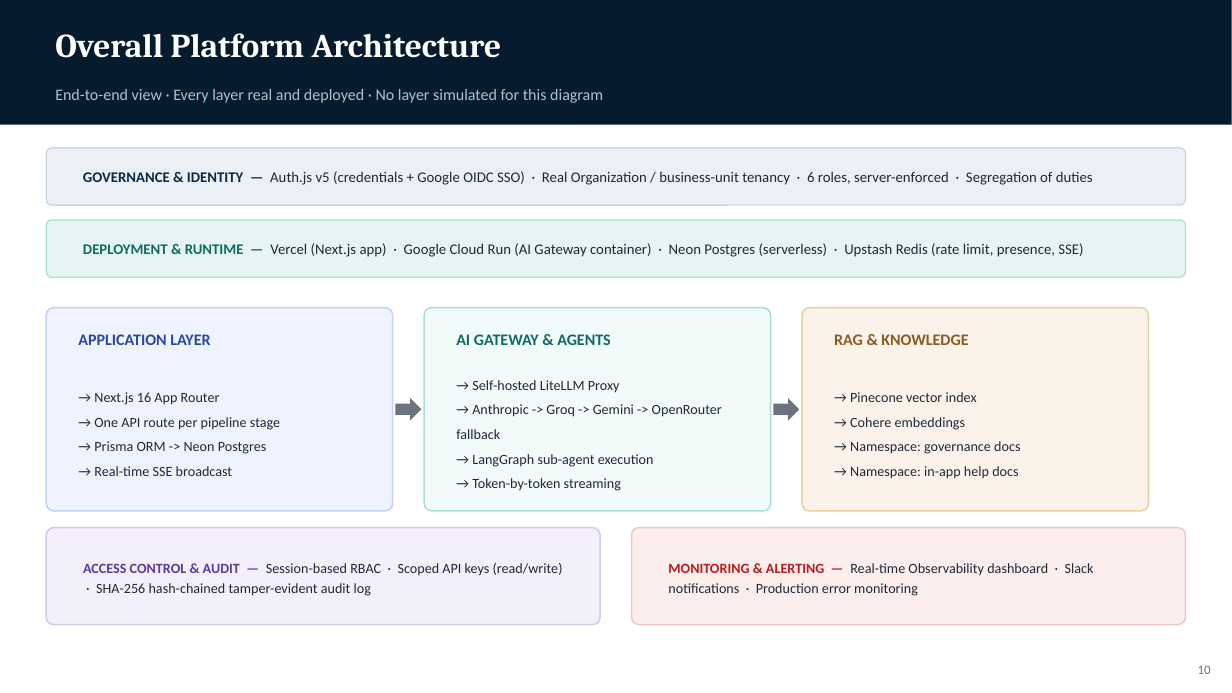
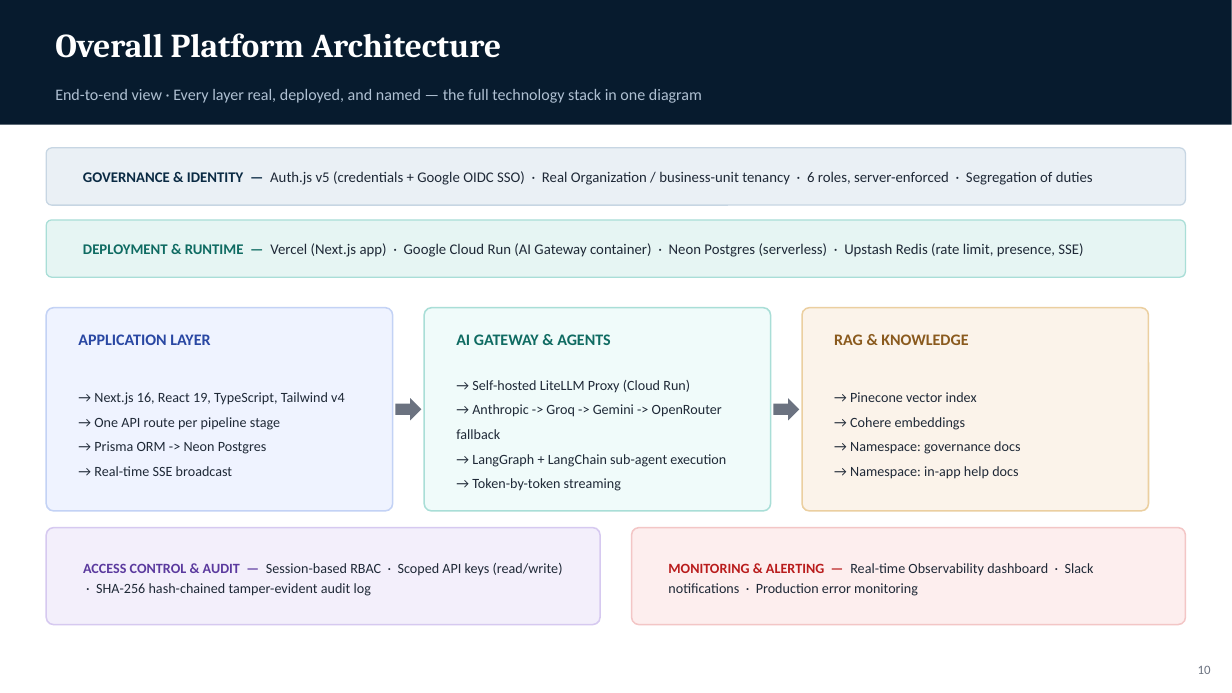
Before and after one commit to HariprasadMitta/EGPA, a slide deck: slide 11 of docs/EGPA-Overview.pptx. Drawn at 1232x693 pixels with LibreOffice and Linux fonts; fonts in the diff are those of the drawing. Boxes give left, top, right and bottom in pixels: in the first picture for what was removed or moved away, otherwise in the second. Text is boxed around its words. In the diff, an @@ line names an element or a change of style, - is before the commit and + after.

```diff
--- a/docs/EGPA-Overview.pptx
+++ b/docs/EGPA-Overview.pptx
@@ text at bbox=[55, 89, 702, 103]: text changed @@
-End-to-end view · Every layer real and deployed · No layer simulated for this diagram
+End-to-end view · Every layer real, deployed, and named — the full technology stack in one diagram
@@ text at bbox=[472, 380, 690, 392]: text changed @@
-→ Self-hosted LiteLLM Proxy
+→ Self-hosted LiteLLM Proxy (Cloud Run)
@@ text at bbox=[94, 392, 345, 405]: text changed @@
-→ Next.js 16 App Router
+→ Next.js 16, React 19, TypeScript, Tailwind v4
@@ text at bbox=[472, 454, 726, 467]: text changed @@
-→ LangGraph sub-agent execution
+→ LangGraph + LangChain sub-agent execution
```
Also in this commit, not shown: 2 other slides changed, 1 slide removed.
